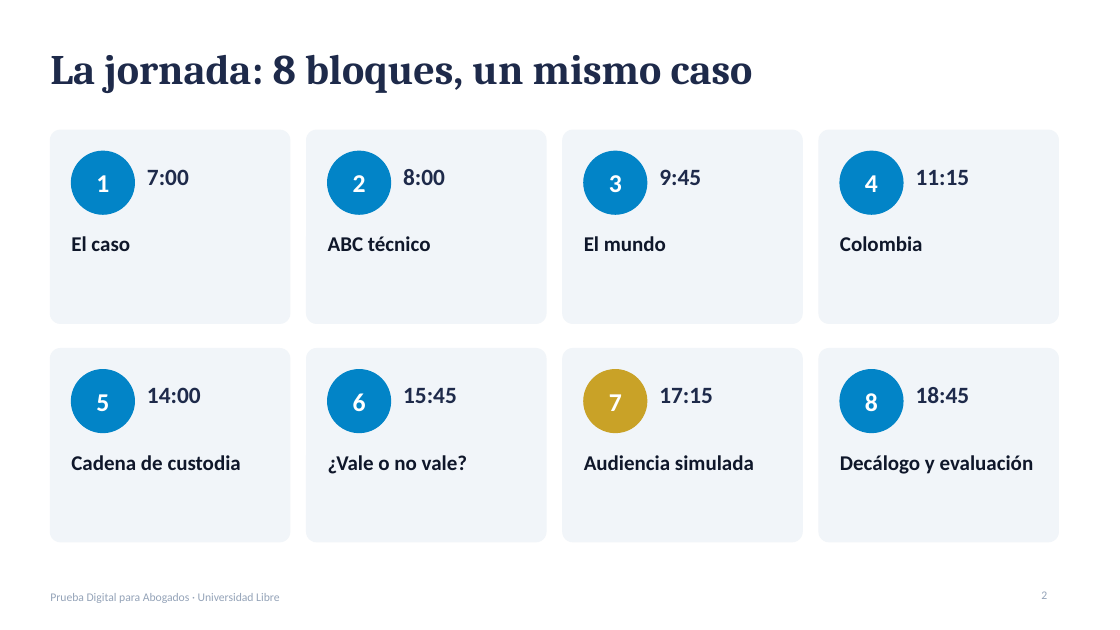
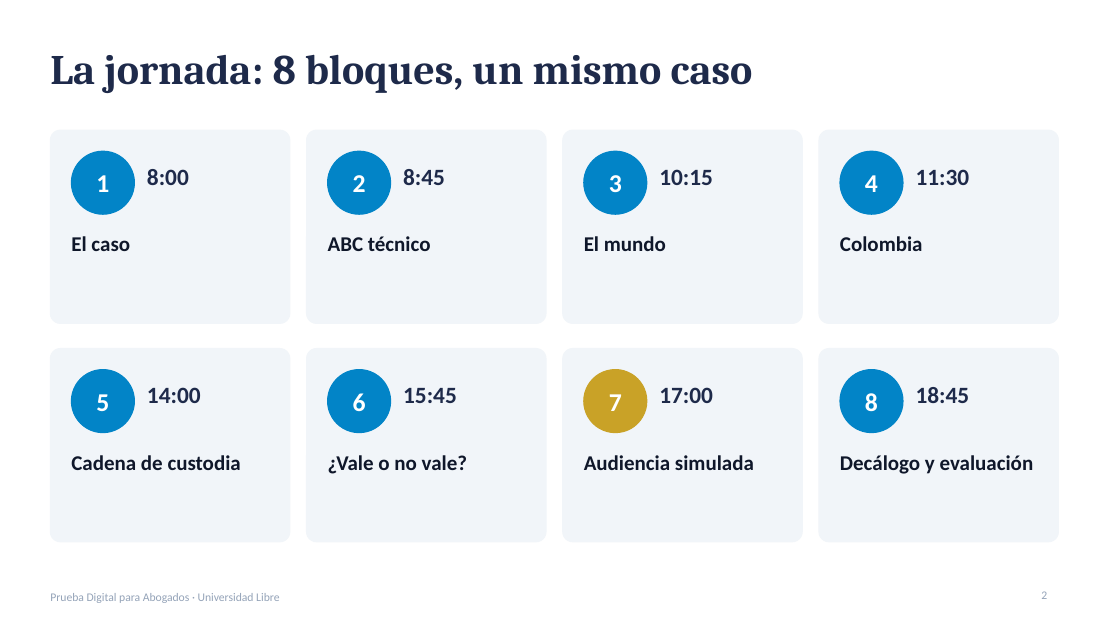
Before and after one commit to CertAcademico/cert-academico-by-redciber-org, a slide deck: slide 2 of materiales/prueba-digital/presentacion-prueba-digital-unilibre.pptx. Drawn at 1120x630 pixels with LibreOffice and Linux fonts; fonts in the diff are those of the drawing. Boxes give left, top, right and bottom in pixels: in the first picture for what was removed or moved away, otherwise in the second. Text is boxed around its words. In the diff, an @@ line names an element or a change of style, - is before the commit and + after.

```diff
--- a/materiales/prueba-digital/presentacion-prueba-digital-unilibre.pptx
+++ b/materiales/prueba-digital/presentacion-prueba-digital-unilibre.pptx
@@ text at (147,169,189,185): text changed @@
-7:00
+8:00
@@ text at (403,169,445,185): text changed @@
-8:00
+8:45
@@ text at (659,169,713,185): text changed @@
-9:45
+10:15
@@ text at (916,169,970,185): text changed @@
-11:15
+11:30
@@ text at (659,387,713,403): text changed @@
-17:15
+17:00
```
Also in this commit, not shown: 6 other slides changed, 4 other files.
